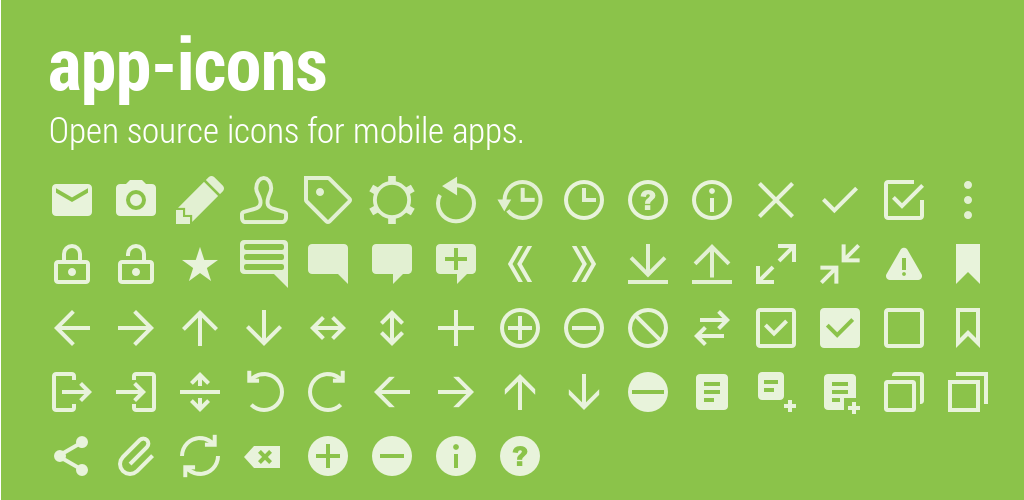
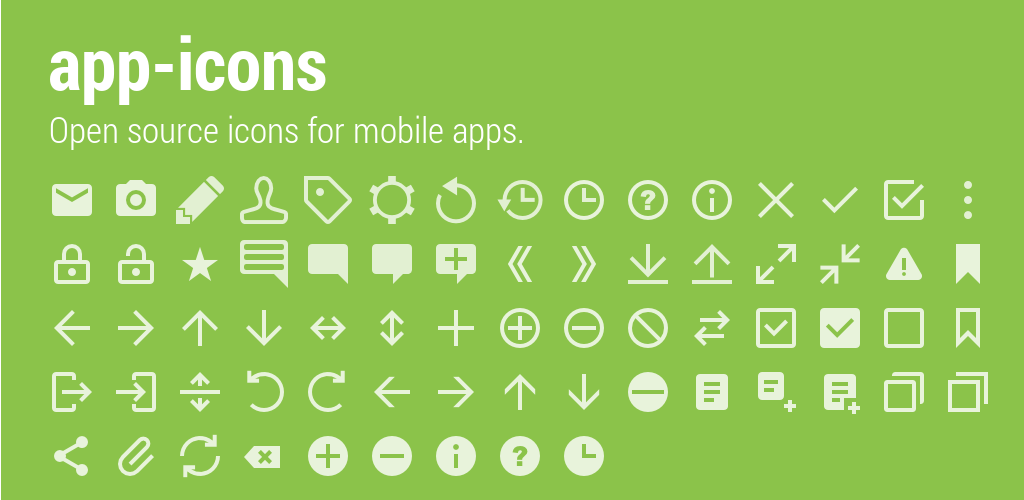
Layered file, before and after one edit (1024x500). Changes by layer:
added layer "ic_action_clock2.png" in group "icons" over [564, 436, 604, 476]
